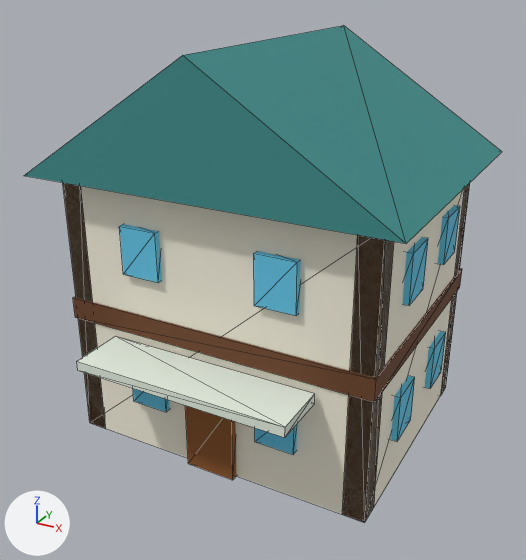
Renders of the glTF model assets/props/house_teal.glb from each side of a commit.
Rendered twice from a 50 mm camera at (1.64, -3.12, 2.32) aimed at (0.01, -0.16, 0.84). Every picture has the same lights, and +X, +Y and +Z are marked at lower left. The older version comes first. Mesh edges are drawn as thin lines. Vertices at exactly the same position are counted once.

Names of what the first picture shows: 'awning'.
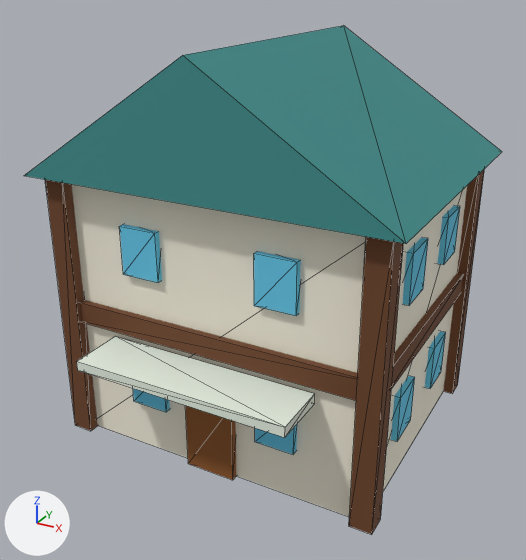
What differs and where, as boxes [x1, y1, x2, y2] in the pictures (526 x 560 px):
'awning', reshaped: before [24, 26, 502, 522]; after [24, 26, 502, 534]
part 1 of me_awning, added (brown): after [79, 273, 463, 400]
part 2 of me_awning, added (brown): after [45, 180, 98, 431]
part 3 of me_awning, added (brown): after [349, 237, 403, 534]
part 4 of me_awning, added (brown): after [443, 169, 485, 394]
part 5 of me_awning, deleted (brown): before [73, 269, 462, 402]
part 6 of me_awning, deleted (brown): before [63, 183, 105, 428]
part 7 of me_awning, deleted (brown): before [342, 184, 470, 522]

The change, as a list of edits to the scene's bpy script:
```text
Change me_awning:
    used by ob_awning; location = (0.0, 0.0, 0.0)
    remove me_awning.from_pydata(...)  # 126 vertices, 200 faces; spans x -0.92..0.92, y -0.95..0.77, z 0.0..1.99
    add me_awning.from_pydata(...)  # 134 vertices, 200 faces; spans x -0.92..0.92, y -0.95..0.77, z 0.0..1.99
    me_awning part 1: a new loose piece, a box spanning x -0.83..0.83, y -0.69..0.69, z 0.64..0.75, in mat_beam (brown #6e4326)
    me_awning part 2: a new loose piece, a box spanning x -0.86..-0.75, y -0.7..-0.6, z 0.0..1.4, in mat_beam (brown #6e4326)
    me_awning part 3: a new loose piece, a box spanning x 0.75..0.86, y -0.7..-0.6, z 0.0..1.4, in mat_beam (brown #6e4326)
    me_awning part 4: a new loose piece, a box spanning x 0.75..0.86, y 0.6..0.7, z 0.0..1.4, in mat_beam (brown #6e4326)
    me_awning part 5: the loose piece of 8 vertices spanning x -0.81..0.81, y -0.66..0.66, z 0.64..0.75 is deleted
    me_awning part 6
    12 vertices are removed from x -0.8..-0.69, y -0.65..0.65, z 0.0..1.4
    24 faces are deleted
    me_awning part 7
    12 vertices are removed from x 0.69..0.8, y -0.65..0.65, z 0.0..1.4
    24 faces are deleted
    other edits to the shape of me_awning do not show in these pictures
```
